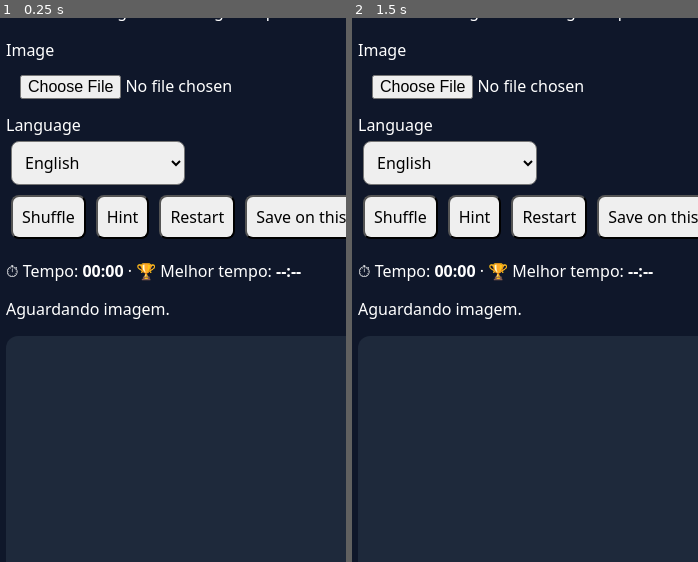
Above: before the commit, frames 1-2 (left to right).
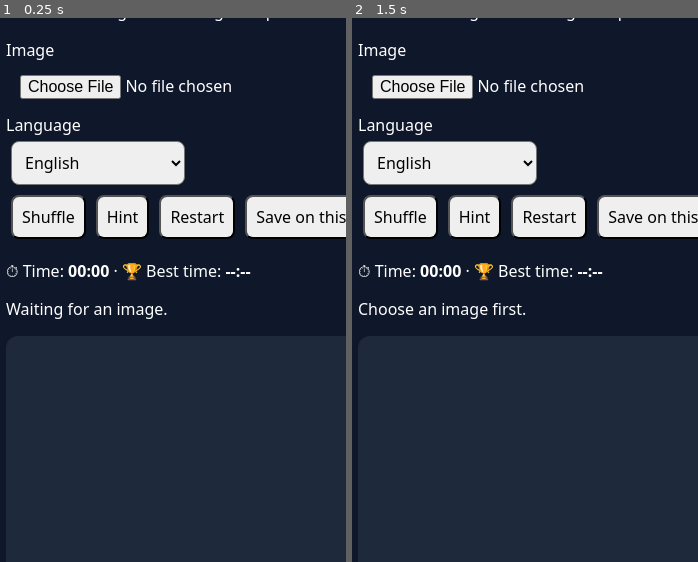
Above: after the commit, the same moments.

Repository: irmaogabrieldionato/puzzle-orbis
Game: browser game, page index.html
Two runs of this game, one before a commit and one after it. Both use one fixed random seed, a clock stepped at 60 frames per second and the inputs below.
Inputs (mouse positions are % of the whole screen's width and height, from its top left):
- Up to frame 1 (0.25 s): no input
- Up to frame 2 (1.5 s): click (47, 66) at 0.27 s; click (47, 72) at 1.07 s; click "Save on this device" at 1.27 s
The pictures show only the part of the screen within x 0-50%, y 8-58%; the shares and areas given below are measured in that part.

The runs differ from the first frame. In frame 1, 1.7% of the frame differs, in the area x 1-87%, y 45-56%; in frame 2, 1.5%.
Error before the commit: TypeError: Cannot set properties of null (setting 'textContent')

Commit message:
Add stable DOM labels for localized elapsed and best times

Diff:
--- a/index.html
+++ b/index.html
@@ -1 +1 @@
-<!doctype html><html lang="pt-BR"><head><meta charset="utf-8 …(1106 unchanged characters)… </button></section><p aria-live="off">⏱ Tempo: <strong id="elapsed">00:00</strong> · 🏆 Melhor tempo: <strong id="best">--:--</strong></p><p …(323 unchanged characters)…
+<!doctype html><html lang="pt-BR"><head><meta charset="utf-8 …(1106 unchanged characters)… </button></section><p aria-live="off">⏱ <span id="elapsed-label">Tempo</span>: <strong id="elapsed">00:00</strong> · 🏆 <span id="best-label">Melhor tempo</span>: <strong id="best">--:--</strong></p><p …(323 unchanged characters)…
